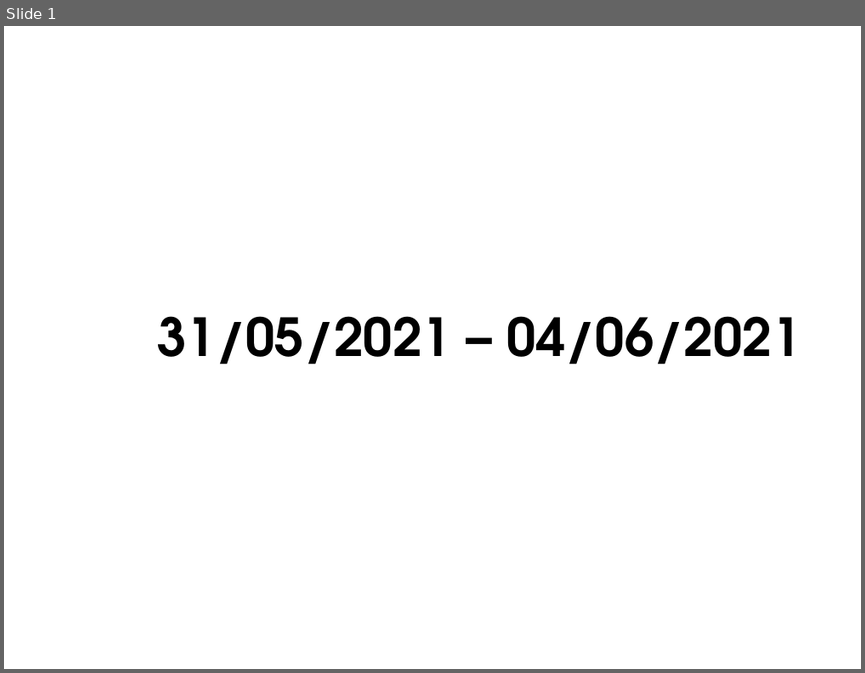
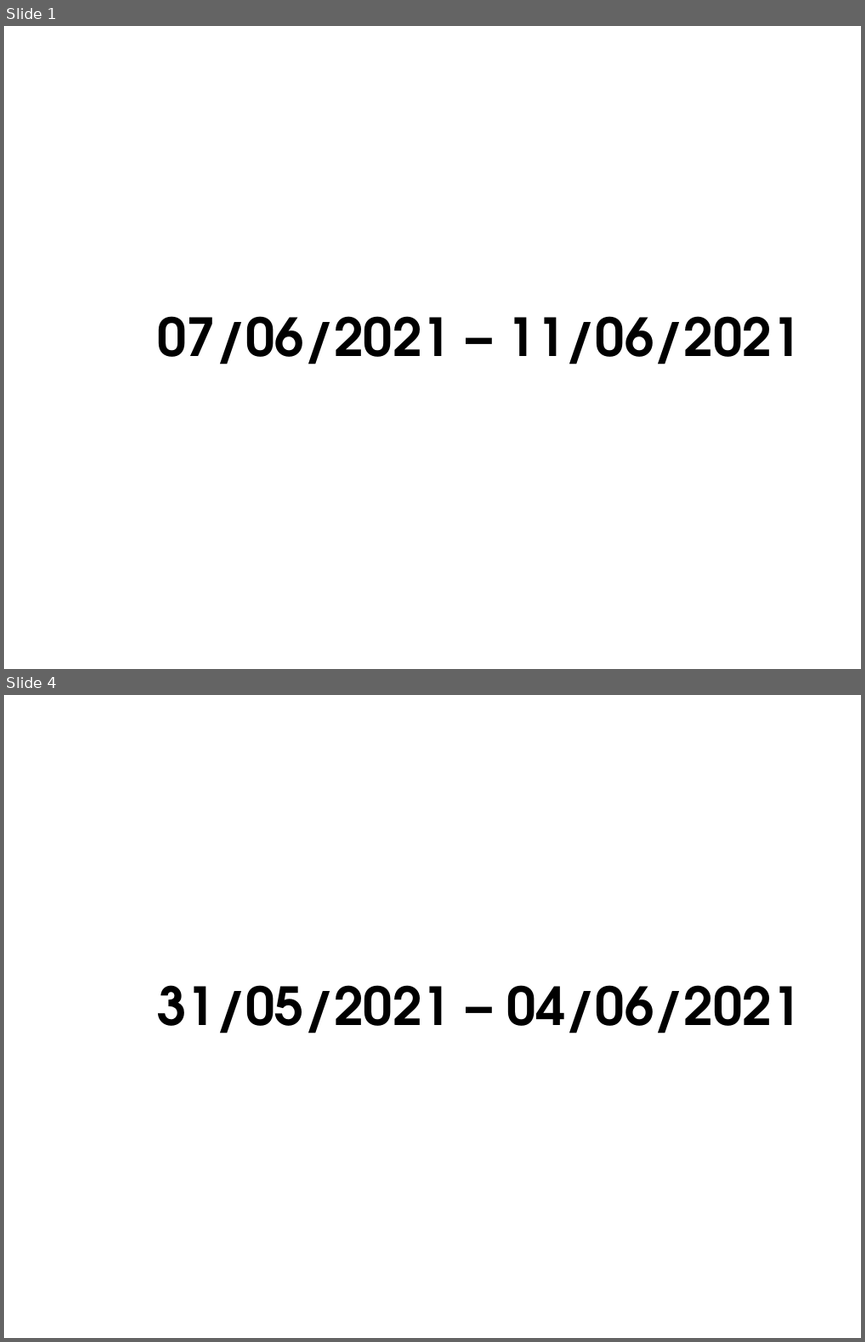
Before and after one commit to AXDELAROSA/PRODUCTION, a slide deck: Seguimiento Material Programado/Docs/[PRD]_Seguimiento_Material_Programado.pptx. Shown one above the other, each under a label of ours: slide 1 before the commit, slides 1 and 4 after it; the slides between them are not shown. The pictures are 865x673 and 865x1342 pixels, drawn with LibreOffice and Linux fonts; fonts in the diff are those of the drawing; background and template pictures are left out. Boxes give left, top, right and bottom in pixels: in the first picture for what was removed or moved away, otherwise in the second. Text is boxed around its words. In the diff, an @@ line names an element or a change of style, - is before the commit and + after.

```diff
--- a/Seguimiento Material Programado/Docs/[PRD]_Seguimiento_Material_Programado.pptx
+++ b/Seguimiento Material Programado/Docs/[PRD]_Seguimiento_Material_Programado.pptx
@@ slide 1 added at box(4, 26, 861, 669), background picture (left out) @@
@@ text added at box(157, 316, 801, 364), 44 pt, text #000000, bold @@
+07/06/2021 – 11/06/2021
@@ what was slide 1 is now slide 4 @@
```
Also in this commit, not shown: 2 other slides added, 7 other files.
